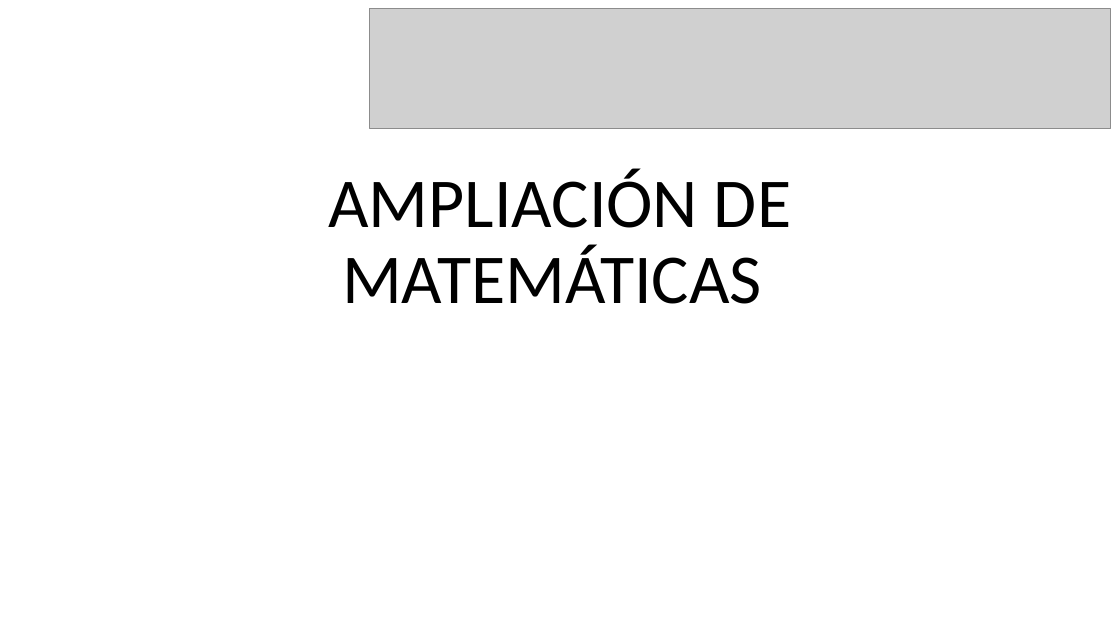
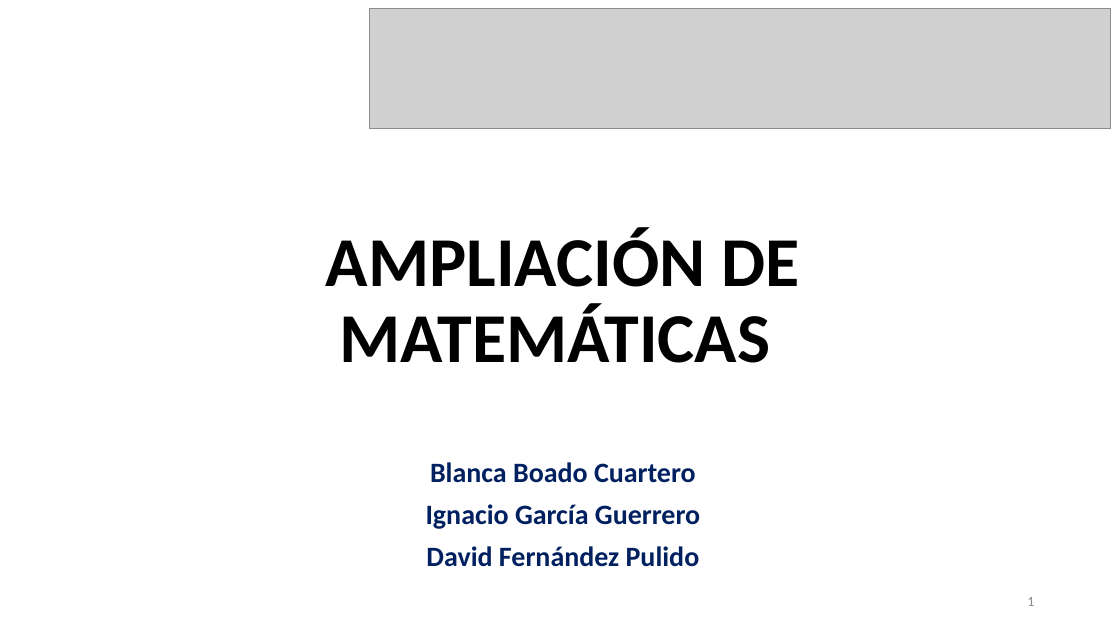
Before and after one commit to BlancaBC/Gravity, a slide deck: slide 1 of Presentacion.pptx. Drawn at 1120x630 pixels with LibreOffice and Linux fonts; fonts in the diff are those of the drawing; grey boxes stand for pictures. Boxes give left, top, right and bottom in pixels: in the first picture for what was removed or moved away, otherwise in the second. Text is boxed around its words. In the diff, an @@ line names an element or a change of style, - is before the commit and + after.

```diff
--- a/Presentacion.pptx
+++ b/Presentacion.pptx
@@ title "AMPLIACIÓN DE MATEMÁTICAS": place and size @@
-title "AMPLIACIÓN DE MATEMÁTICAS" at [328, 169, 791, 304]
+title "AMPLIACIÓN DE MATEMÁTICAS" at [326, 228, 799, 363]
@@ title "AMPLIACIÓN DE MATEMÁTICAS" at [326, 228, 799, 363]: bold on @@
@@ subtitle added at [426, 462, 700, 567], 24 pt, text #002060, bold @@
+Blanca Boado Cuartero
+Ignacio García Guerrero
+David Fernández Pulido
@@ page number added at [1027, 597, 1034, 606], 12 pt, text #8C8C8C @@
+1
```
Also in this commit, not shown: 11 other slides changed, 1 slide added.
